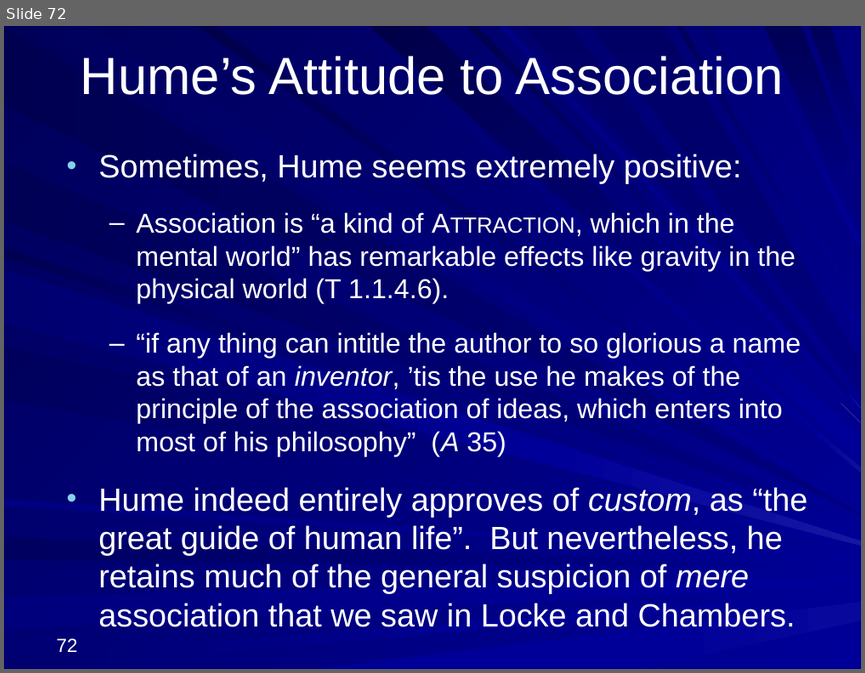
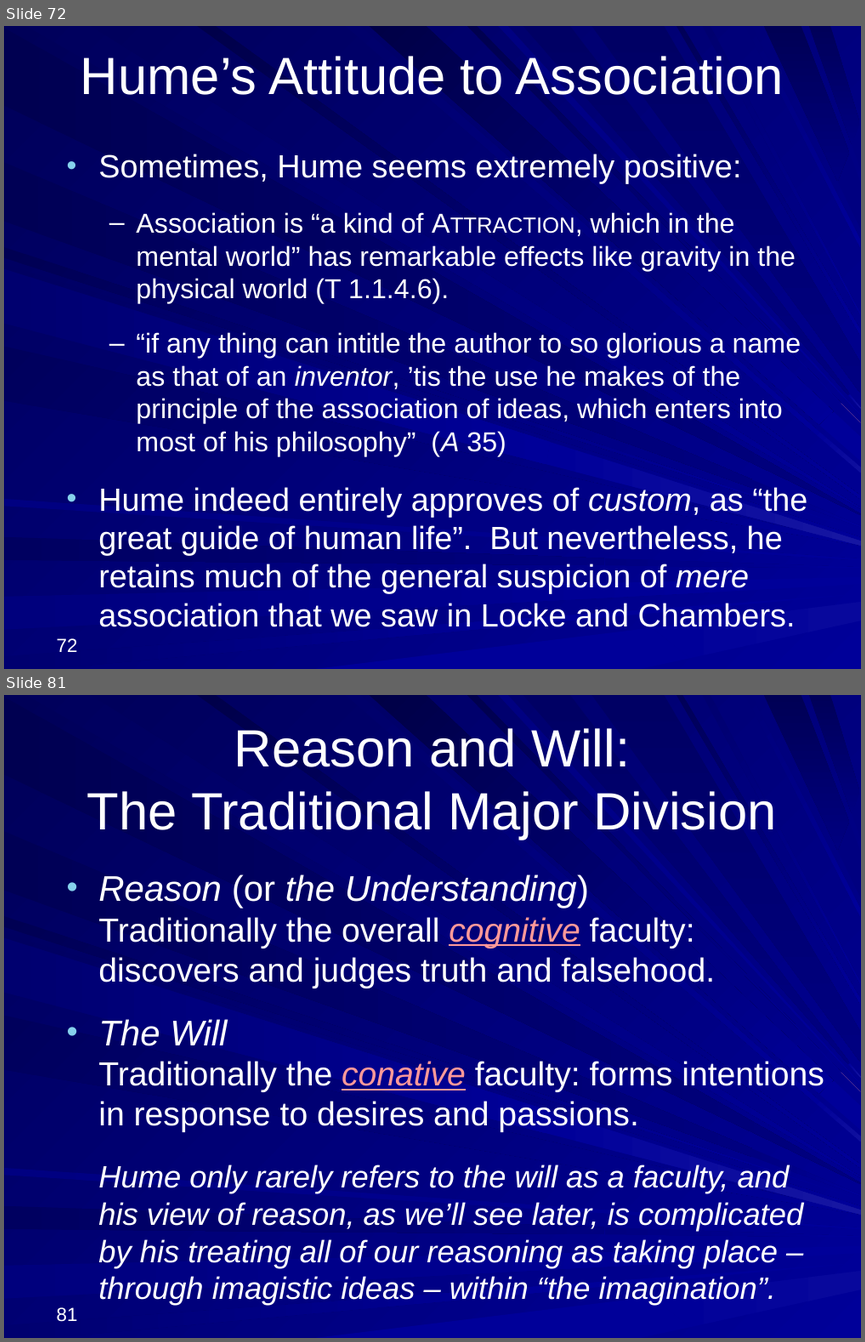
Before and after one commit to englishphilosophy/hume-texts-online, a slide deck: teaching/lectures/2024_Hume_MT_current.pptx. Shown one above the other, each under a label of ours: slide 72 before the commit, slides 72 and 81 after it; the slides between them are not shown. The pictures are 865x673 and 865x1342 pixels, drawn with LibreOffice and Linux fonts; fonts in the diff are those of the drawing. Boxes give left, top, right and bottom in pixels: in the first picture for what was removed or moved away, otherwise in the second. Text is boxed around its words. In the diff, an @@ line names an element or a change of style, - is before the commit and + after.

```diff
--- a/teaching/lectures/2024_Hume_MT_current.pptx
+++ b/teaching/lectures/2024_Hume_MT_current.pptx
@@ slide 81 added at [4, 695, 861, 1338], background gradient #000078 to #000099; not listed: 37 template elements that a slide beside it also shows @@
@@ title added at [87, 728, 777, 839], 44 pt, text #FFFFFF @@
+Reason and Will:
+The Traditional Major Division
@@ text added at [98, 874, 824, 1305], 26 pt, text #FFFFFF, italic @@
+• Reason (or the Understanding)
+  Traditionally the overall cognitive faculty: discovers and judges truth and falsehood.
+• The Will
+  Traditionally the conative faculty: forms intentions in response to desires and passions.
+Hume only rarely refers to the will as a faculty, and his view of reason, as we’ll see later, is complicated by his treating all of our reasoning as taking place – through imagistic ideas – within “the imagination”.
@@ page number added at [57, 1307, 78, 1321], 16 pt, text #FFFFFF @@
+81
```
Also in this commit, not shown: 47 other slides added, 4 other files.
